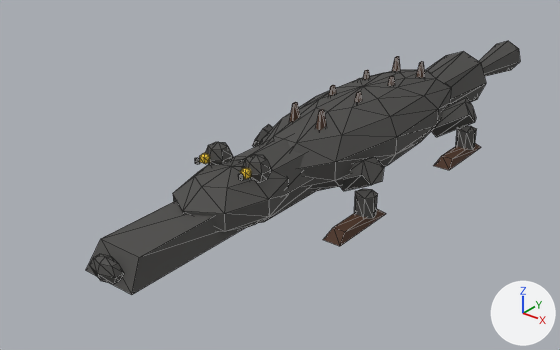
What one commit did to the glTF model assets/animals/american_alligator.glb.
One viewpoint serves both versions: a camera (50 mm lens) standing at (2.09, -3.36, 1.84) and looking at (-0.23, -0.45, 0.04). Arrows for +X, +Y and +Z are at lower right; the lights stay in place. The picture after the commit comes second. Mesh edges are drawn as thin lines. Vertices at exactly the same position are counted once.

Objects in the first picture: 'SM_animals_american_alligator'.
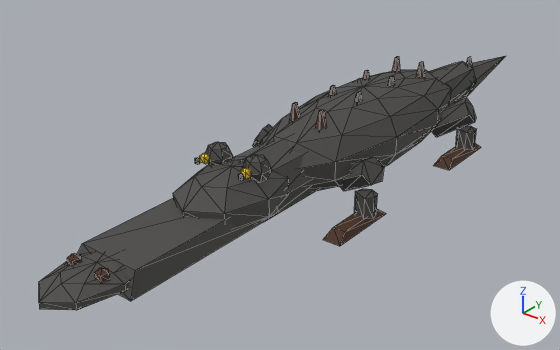
The newer file is also turned or shifted as a whole; pictures and numbers use the older file's frame.

The change, as a diff of the scene's bpy script:
```diff
--- a/assets/animals/american_alligator.glb.py
+++ b/assets/animals/american_alligator.glb.py
@@ me_sm_animals_american_alligator @@
 # used by ob_sm_animals_american_alligator; location = (0.0, 0.0, 0.0)
-me_sm_animals_american_alligator.from_pydata(...)  # 512 vertices, 876 faces; spans x -0.41..0.41, y -1.85..1.85, z 0.0..0.5
+me_sm_animals_american_alligator.from_pydata(...)  # 550 vertices, 944 faces; spans x -0.41..0.41, y -2.11..1.85, z 0.0..0.5
+# me_sm_animals_american_alligator part 1: the loose piece of 16 vertices spanning x -0.18..0.18, y 0.37..1.14, z 0.03..0.38 is turned -180 degrees about the x axis through its middle
+# me_sm_animals_american_alligator part 2: the loose piece of 8 vertices spanning x -0.11..0.11, y 1.08..1.85, z 0.09..0.3 is turned -180 degrees about the x axis through its middle, then moved by (0.0, 0.0, -0.01)
+# me_sm_animals_american_alligator part 3: a new loose piece, a UV sphere (8 segments, 5 rings, poles along z) spanning x -0.152..0.152, y -2.108..-1.576, z 0.17..0.269, in mat_mat_palette (picture img_palette)
+# me_sm_animals_american_alligator part 4: a new loose piece, a UV sphere (5 segments, 3 rings, poles along z) spanning x 0.053..0.107, y -1.905..-1.853, z 0.231..0.297, in mat_mat_palette (picture img_palette)
+# me_sm_animals_american_alligator part 5: a new loose piece, a UV sphere (5 segments, 3 rings, poles along z) spanning x -0.107..-0.053, y -1.905..-1.853, z 0.231..0.297, in mat_mat_palette (picture img_palette)
+# me_sm_animals_american_alligator part 6: the loose piece of 8 vertices spanning x -0.14..0.14, y -1.8..-1.0, z 0.16..0.28 is rebuilt with 8 vertices and now spans x -0.18..0.18, y -1.84..-0.96, z 0.17..0.27
+# me_sm_animals_american_alligator part 7: the loose piece of 20 vertices spanning x -0.08..0.08, y -1.85..-1.76, z 0.16..0.28 is deleted
 me_sm_animals_american_alligator.materials.append(mat_mat_palette)
```

Pixel boxes (x1, y1, x2, y2) of what changed, in the pictures (560 x 350 px; the box of a moved part takes in the faces that stretch with it):
'SM_animals_american_alligator', reshaped (7% wider)
    before: (86, 41, 520, 295)
    after: (39, 56, 505, 310)
part 1 of me_sm_animals_american_alligator, moved or reshaped
    before: (426, 51, 486, 104)
    after: (429, 61, 477, 104)
part 2 of me_sm_animals_american_alligator, moved or reshaped
    before: (479, 41, 520, 76)
    after: (465, 56, 505, 97)
part 3 of me_sm_animals_american_alligator, added
    after: (39, 252, 130, 310)
part 4 of me_sm_animals_american_alligator, added
    after: (94, 268, 110, 282)
part 5 of me_sm_animals_american_alligator, added
    after: (67, 254, 82, 265)
part 6 of me_sm_animals_american_alligator, rebuilt
    before: (86, 201, 246, 295)
    after: (77, 198, 279, 301)
part 7 of me_sm_animals_american_alligator, deleted
    before: (89, 254, 124, 284)
